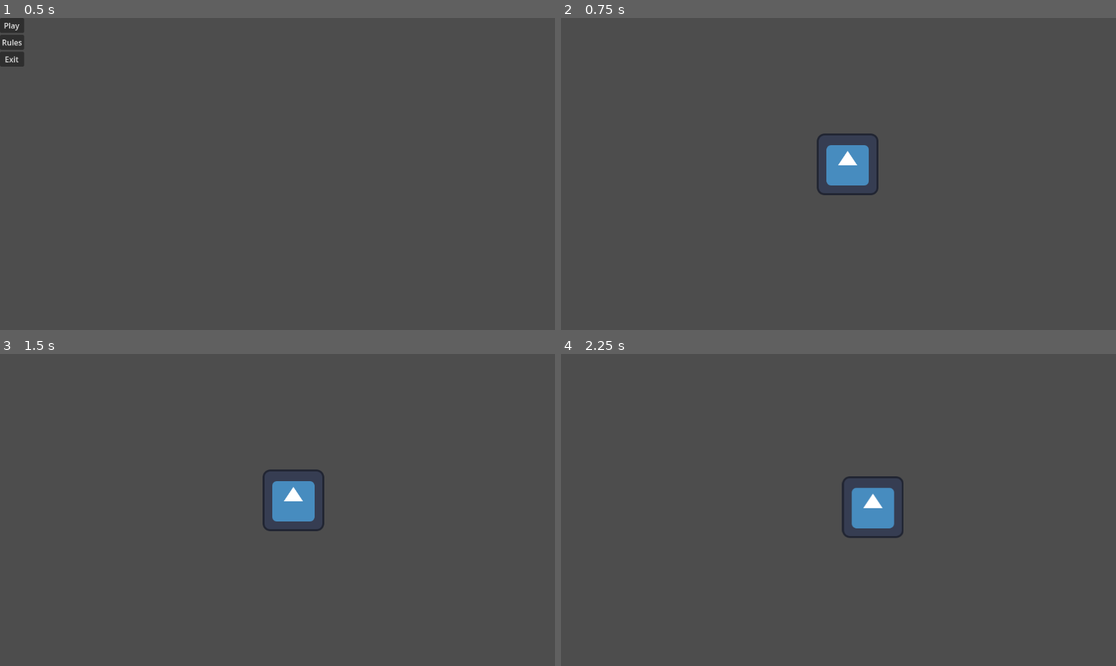
Above: before the commit, frames 1-4 (two rows, left to right).
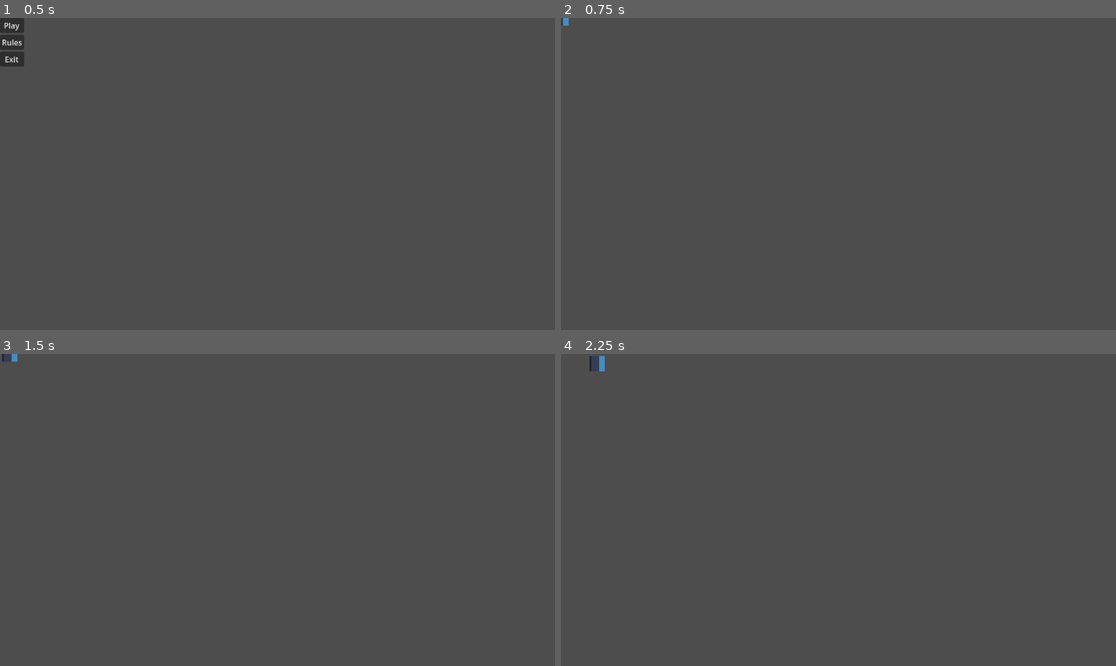
Above: after the commit, the same moments.

Repository: RiadMefti/hackaton-game
Game: Godot game, scene res://GameMenu/menu.tscn
Two runs of this game, one before a commit and one after it. Both use one fixed random seed, a clock stepped at 60 frames per second and the inputs below. The engine's default icon, where the game draws it, is replaced by a stand-in: a white triangle on a blue panel in a dark square.
Inputs:
- Up to frame 1 (0.5 s): no input
- Up to frame 2 (0.75 s): click "Play" at 0.5 s
- Up to frame 3 (1.5 s): tap Enter at 1.25 s; hold D (move_right) from 1.28 s (still down)
- Up to frame 4 (2.25 s): release D (move_right) at 2.03 s; hold S (move_down) from 2.03 s (still down)

Frame 1 is identical in both runs. In frame 2, 1.3% of the frame differs, in the area x 0-58%, y 0-57%; in frame 3, 1.3%; in frame 4, 1.4%, in the area x 5-62%, y 0-60%.

Commit message:
changed movement

Diff:
--- a/project.godot
+++ b/project.godot
@@ -40,4 +40,5 @@
 
 [rendering]
 
+textures/canvas_textures/default_texture_filter=0
 renderer/rendering_method="mobile"
--- a/scenes/level.tscn
+++ b/scenes/level.tscn
@@ -1,18 +1,111 @@
-[gd_scene load_steps=4 format=3 uid="uid://0i73fqvqtfb5"]
+[gd_scene load_steps=17 format=3 uid="uid://0i73fqvqtfb5"]
 
 [ext_resource type="Script" path="res://scenes/movement.gd" id="1_2b6j7"]
 [ext_resource type="Texture2D" uid="uid://d1p2yyr4o0r1s" path="res://icon.svg" id="2_q2x37"]
 
 [sub_resource type="RectangleShape2D" id="RectangleShape2D_832ag"]
 
+[sub_resource type="AtlasTexture" id="AtlasTexture_qnbb5"]
+atlas = ExtResource("2_q2x37")
+region = Rect2(0, 32, 32, 32)
+
+[sub_resource type="AtlasTexture" id="AtlasTexture_7us37"]
+atlas = ExtResource("2_q2x37")
+region = Rect2(32, 32, 32, 32)
+
+[sub_resource type="AtlasTexture" id="AtlasTexture_s7c66"]
+atlas = ExtResource("2_q2x37")
+region = Rect2(64, 32, 32, 32)
+
+[sub_resource type="AtlasTexture" id="AtlasTexture_r8kcg"]
+atlas = ExtResource("2_q2x37")
+region = Rect2(96, 32, 32, 32)
+
+[sub_resource type="AtlasTexture" id="AtlasTexture_wu3ss"]
+atlas = ExtResource("2_q2x37")
+region = Rect2(96, 64, 32, 32)
+
+[sub_resource type="AtlasTexture" id="AtlasTexture_t0hro"]
+atlas = ExtResource("2_q2x37")
+region = Rect2(64, 64, 32, 32)
+
+[sub_resource type="AtlasTexture" id="AtlasTexture_b1het"]
+atlas = ExtResource("2_q2x37")
+region = Rect2(32, 64, 32, 32)
+
+[sub_resource type="AtlasTexture" id="AtlasTexture_m2irq"]
+atlas = ExtResource("2_q2x37")
+region = Rect2(0, 64, 32, 32)
+
+[sub_resource type="AtlasTexture" id="AtlasTexture_1u3xy"]
+atlas = ExtResource("2_q2x37")
+region = Rect2(0, 96, 32, 32)
+
+[sub_resource type="AtlasTexture" id="AtlasTexture_pgy2u"]
+atlas = ExtResource("2_q2x37")
+region = Rect2(32, 96, 32, 32)
+
+[sub_resource type="AtlasTexture" id="AtlasTexture_ag6fu"]
+atlas = ExtResource("2_q2x37")
+region = Rect2(64, 96, 32, 32)
+
+[sub_resource type="AtlasTexture" id="AtlasTexture_1bjj8"]
+atlas = ExtResource("2_q2x37")
+region = Rect2(96, 96, 32, 32)
+
+[sub_resource type="SpriteFrames" id="SpriteFrames_eplmu"]
+animations = [{
+"frames": [{
+"duration": 1.0,
+"texture": SubResource("AtlasTexture_qnbb5")
+}, {
+"duration": 1.0,
+"texture": SubResource("AtlasTexture_7us37")
+}, {
+"duration": 1.0,
+"texture": SubResource("AtlasTexture_s7c66")
+}, {
+"duration": 1.0,
+"texture": SubResource("AtlasTexture_r8kcg")
+}, {
+"duration": 1.0,
+"texture": SubResource("AtlasTexture_wu3ss")
+}, {
+"duration": 1.0,
+"texture": SubResource("AtlasTexture_t0hro")
+}, {
+"duration": 1.0,
+"texture": SubResource("AtlasTexture_b1het")
+}, {
+"duration": 1.0,
+"texture": SubResource("AtlasTexture_m2irq")
+}, {
+"duration": 1.0,
+"texture": SubResource("AtlasTexture_1u3xy")
+}, {
+"duration": 1.0,
+"texture": SubResource("AtlasTexture_pgy2u")
+}, {
+"duration": 1.0,
+"texture": SubResource("AtlasTexture_ag6fu")
+}, {
+"duration": 1.0,
+"texture": SubResource("AtlasTexture_1bjj8")
+}],
+"loop": true,
+"name": &"default",
+"speed": 5.0
+}]
+
 [node name="Game" type="Node2D"]
 
 [node name="Player" type="CharacterBody2D" parent="."]
 script = ExtResource("1_2b6j7")
 
-[node name="Sprite2D" type="Sprite2D" parent="Player"]
-position = Vector2(595, 304)
-texture = ExtResource("2_q2x37")
+[node name="CollisionShape2D" type="CollisionShape2D" parent="Player"]
+position = Vector2(-1, 2)
+shape = SubResource("RectangleShape2D_832ag")
 
-[node name="CollisionShape2D" type="CollisionShape2D" parent="Player"]
-shape = SubResource("RectangleShape2D_832ag")
+[node name="AnimatedSprite2D" type="AnimatedSprite2D" parent="Player"]
+sprite_frames = SubResource("SpriteFrames_eplmu")
+frame_progress = 0.27511
--- a/scenes/movement.gd
+++ b/scenes/movement.gd
@@ -1,13 +1,29 @@
 extends CharacterBody2D
 
-@export var speed: int = 70
+@export var speed: int = 100
+var current_dir = "none"
 
 var currentHealth: int = 3
 
-func handleInput():
-	var moveDirection = Input.get_vector("move_left", "move_right", "move_up", "move_down")
-	velocity = moveDirection*speed
+func _physics_process(delta):
+	player_movement(delta)
 
-func _physics_process(delta):
-	handleInput()
+func player_movement(delta):
+
+	if Input.is_action_pressed("move_right"):
+		velocity.x = speed
+		velocity.y = 0
+	elif Input.is_action_pressed("move_left"):
+		velocity.x = -speed
+		velocity.y = 0
+	elif Input.is_action_pressed("move_up"):
+		velocity.x = 0
+		velocity.y = -speed
+	elif Input.is_action_pressed("move_down"):
+		velocity.x = 0
+		velocity.y = speed
+	else:
+		velocity.x = 0
+		velocity.y = 0
+
 	move_and_slide()
